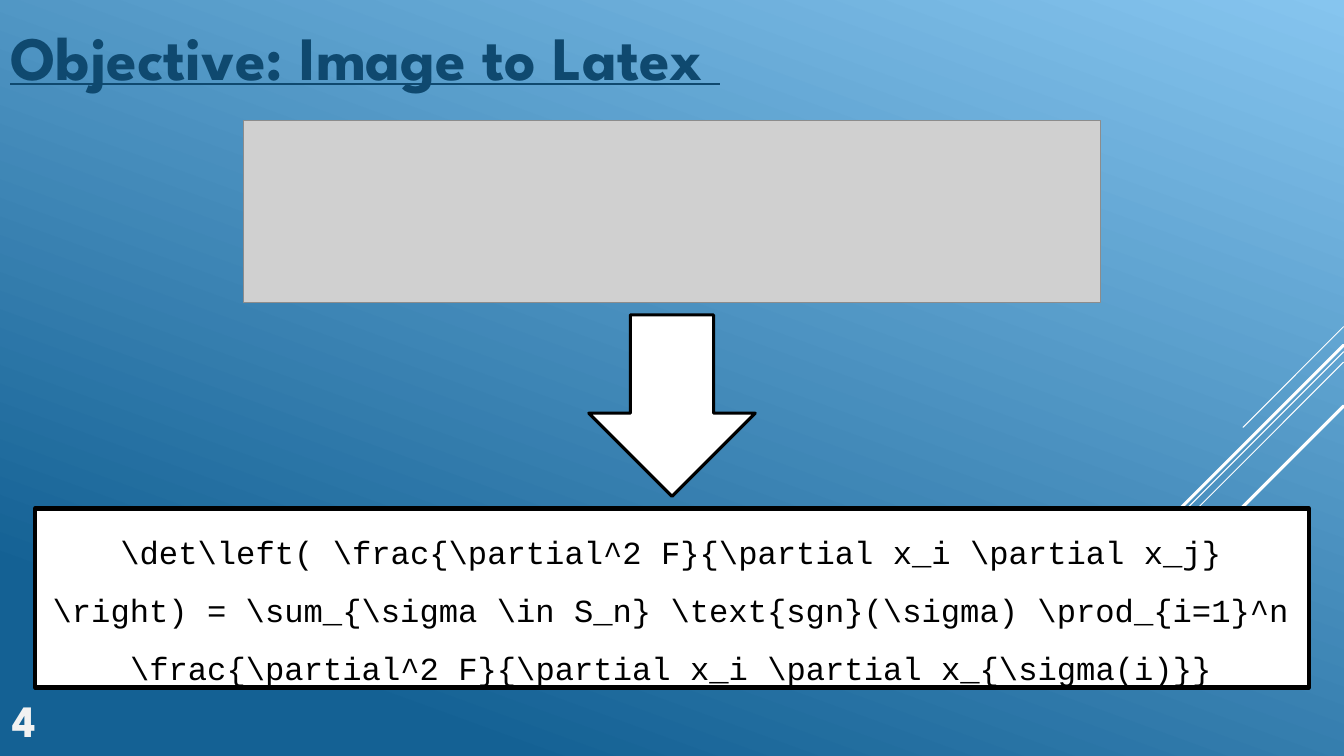
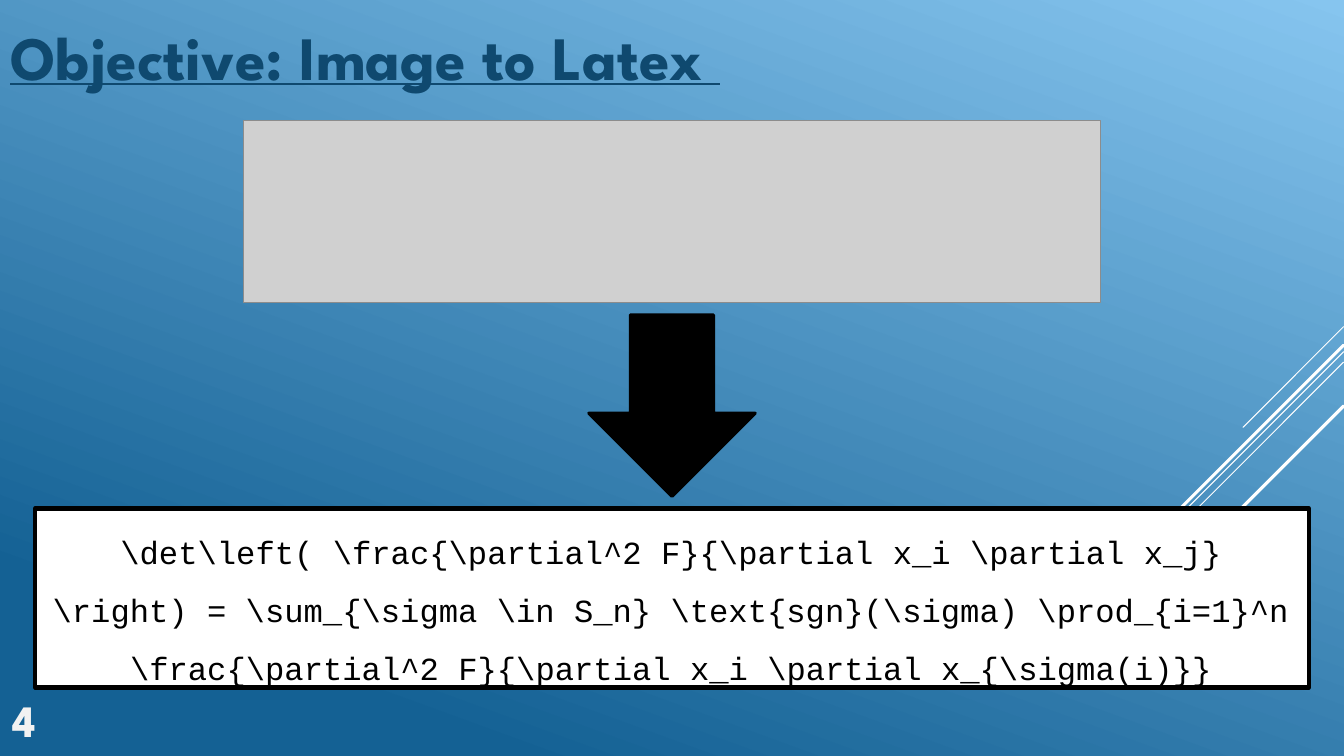
Before and after one commit to GeckSpy/IPdf2Latex, a slide deck: slide 5 of Presentation/Final presentation anim.pptx. Drawn at 1344x756 pixels with LibreOffice and Linux fonts; fonts in the diff are those of the drawing; grey boxes stand for pictures. Boxes give left, top, right and bottom in pixels: in the first picture for what was removed or moved away, otherwise in the second. Text is boxed around its words. In the diff, an @@ line names an element or a change of style, - is before the commit and + after.

```diff
--- a/Presentation/Final presentation anim.pptx
+++ b/Presentation/Final presentation anim.pptx
@@ down arrow at [589,315,755,496]: fill #FFFFFF to #000000 @@
```
Also in this commit, not shown: 2 other files.
